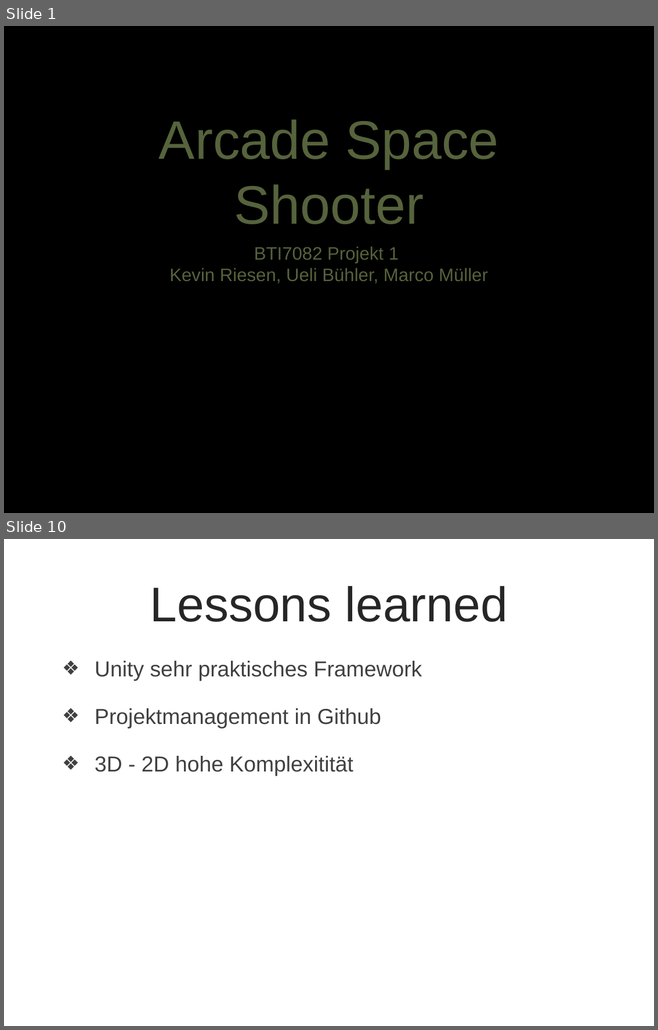
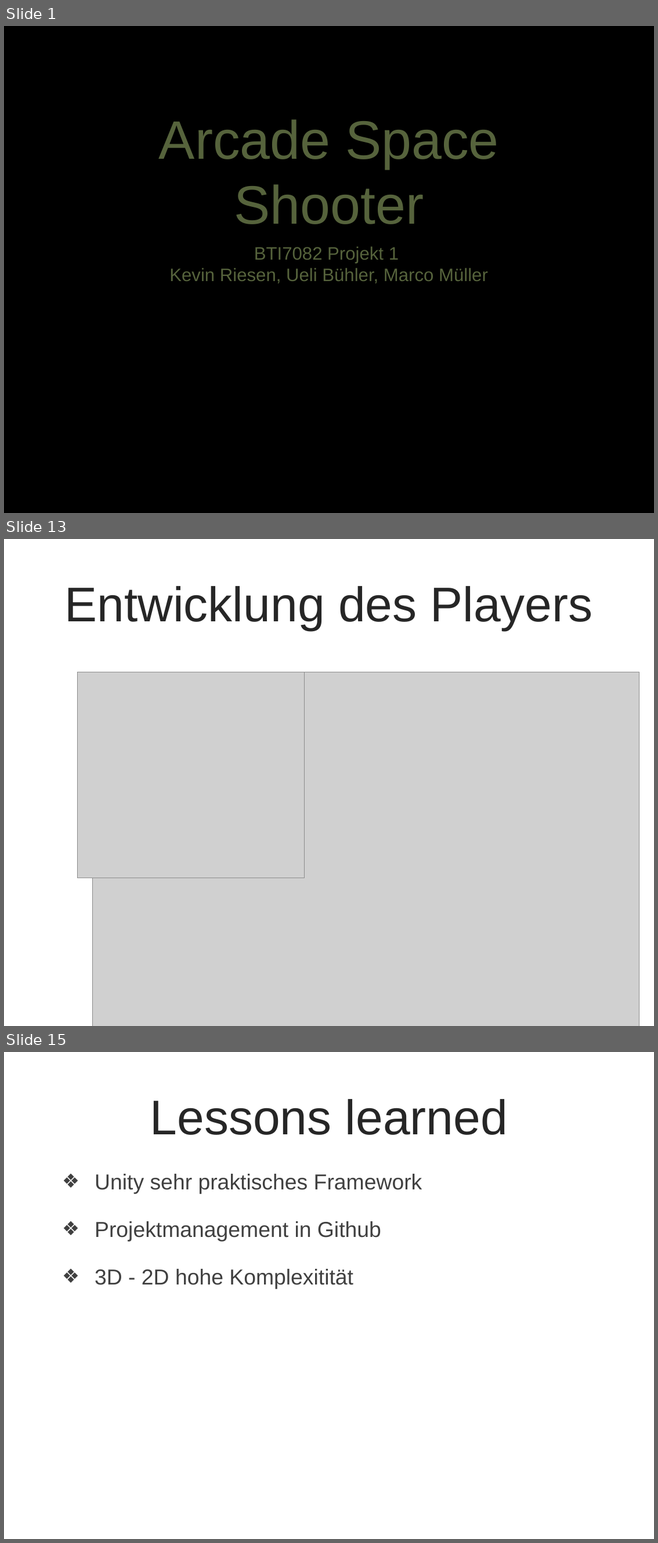
Before and after one commit to smowdy/bfh_projekt_1, a slide deck: doc/PP_Arcade_V1.pptx. Shown one above the other, each under a label of ours: slides 1 and 10 before the commit, slides 1, 13 and 15 after it; the slides between them are not shown. The pictures are 658x1030 and 658x1543 pixels, drawn with LibreOffice and Linux fonts; fonts in the diff are those of the drawing; grey boxes stand for pictures; background and template pictures are left out. Boxes give left, top, right and bottom in pixels: in the first picture for what was removed or moved away, otherwise in the second. Text is boxed around its words. In the diff, an @@ line names an element or a change of style, - is before the commit and + after.

```diff
--- a/doc/PP_Arcade_V1.pptx
+++ b/doc/PP_Arcade_V1.pptx
@@ slide 13 added at (4, 539, 654, 1026), background picture (left out) @@
@@ title added at (65, 586, 593, 630), 54 pt, text #262626 @@
+Entwicklung des Players
@@ picture added at (78, 672, 304, 878) @@
@@ picture added at (92, 672, 639, 1026) @@
@@ what was slide 10 is now slide 15 @@
```
Also in this commit, not shown: 5 slides changed, 9 other slides added, 3 slides removed.
